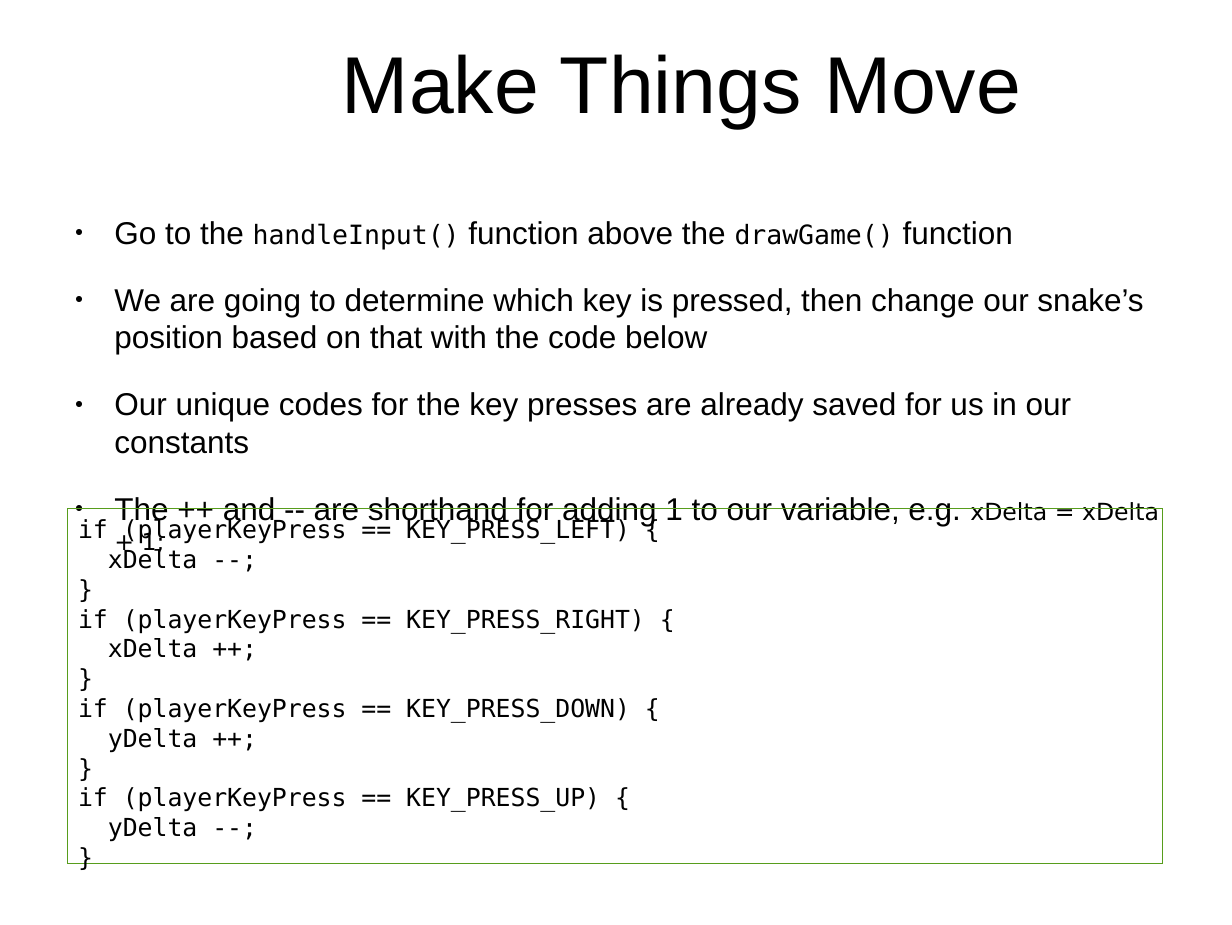
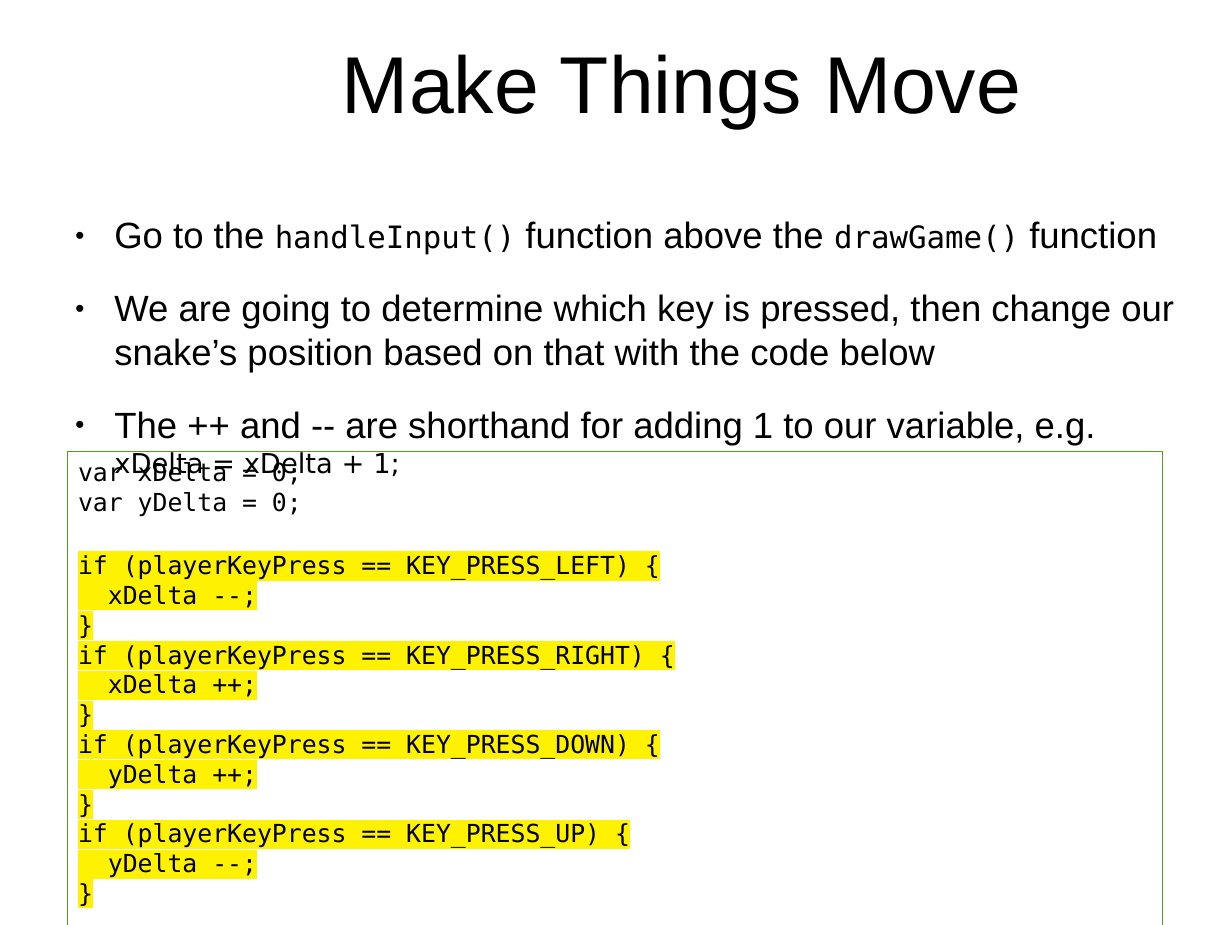
Before and after one commit to originalgrego/Slithers, a slide deck: slide 19 of Slithers - Explorathon 2018.odp. Drawn at 1232x925 pixels with LibreOffice and Linux fonts; fonts in the diff are those of the drawing; background and template pictures are left out. Boxes give left, top, right and bottom in pixels: in the first picture for what was removed or moved away, otherwise in the second. Text is boxed around its words. In the diff, an @@ line names an element or a change of style, - is before the commit and + after.

Commit message:
Updating the draw code to always use the drawImage function when possible. Also update the starter project and slideshow to make code copying a little easier. More updates to the presentation to make it more clear

```diff
--- a/Slithers - Explorathon 2018.odp
+++ b/Slithers - Explorathon 2018.odp
@@ text "Go to the handleInput() function ..." at [114, 221, 1174, 479]: size 20.3 to 23.5 pt in "Go to the function above the function", "We are going to determine which key ...", "The ++ and -- are shorthand for ..."; size 17.1 to 19.8 pt in "handleInput() drawGame()"; size 15.2 to 17.6 pt in "xDelta = xDelta + 1;" @@
@@ text at [114, 392, 1072, 454]: paragraph removed @@
-● Our unique codes for the key presses are already saved for us in our constants
@@ rectangle "var xDelta = 0;": place and size @@
-rectangle "var xDelta = 0;" at [67, 509, 1163, 864]
+rectangle "var xDelta = 0;" at [67, 451, 1163, 925]
@@ text in rectangle at [78, 460, 302, 517]: paragraphs added @@
+var xDelta = 0;
+var yDelta = 0;
@@ text in rectangle at [78, 555, 645, 878]: highlight none to #FFF200 in "if (playerKeyPress == KEY_PRESS_LEFT) { xDelta --; ...", "if (playerKeyPress == KEY_PRESS_RIGHT) { xDelta ++; ...", "if (playerKeyPress == KEY_PRESS_DOWN) { yDelta ++; ...", "if (playerKeyPress == KEY_PRESS_UP) { yDelta --; ..." @@
```
Also in this commit, not shown: 13 other slides changed, 2 other files.
